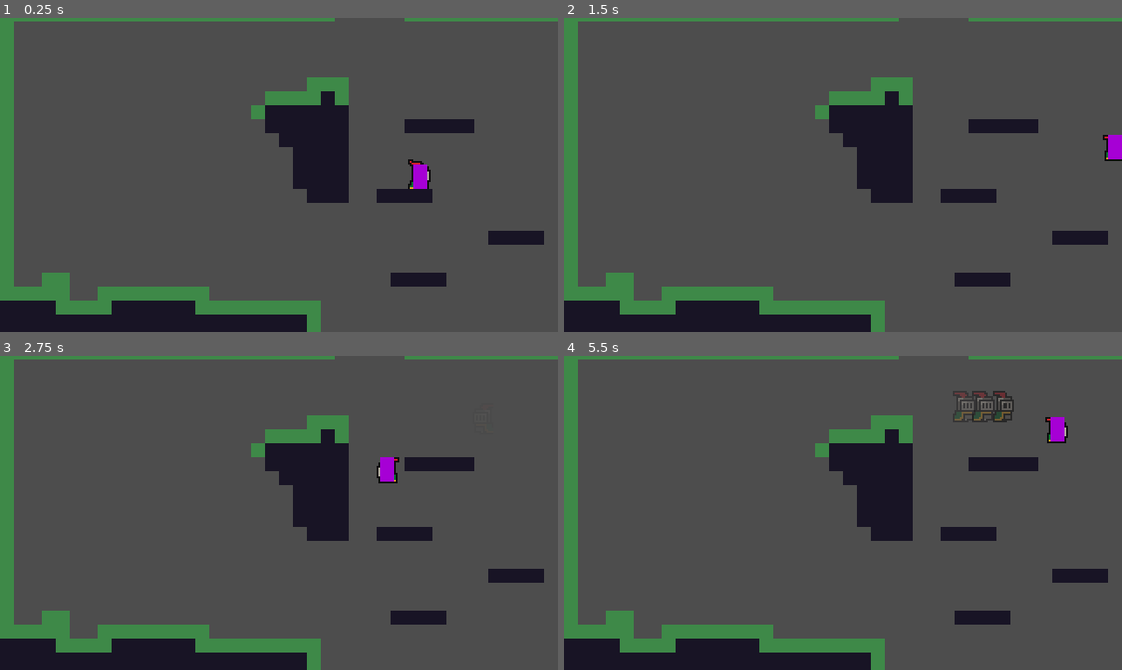
Above: before the commit, frames 1-4 (two rows, left to right).
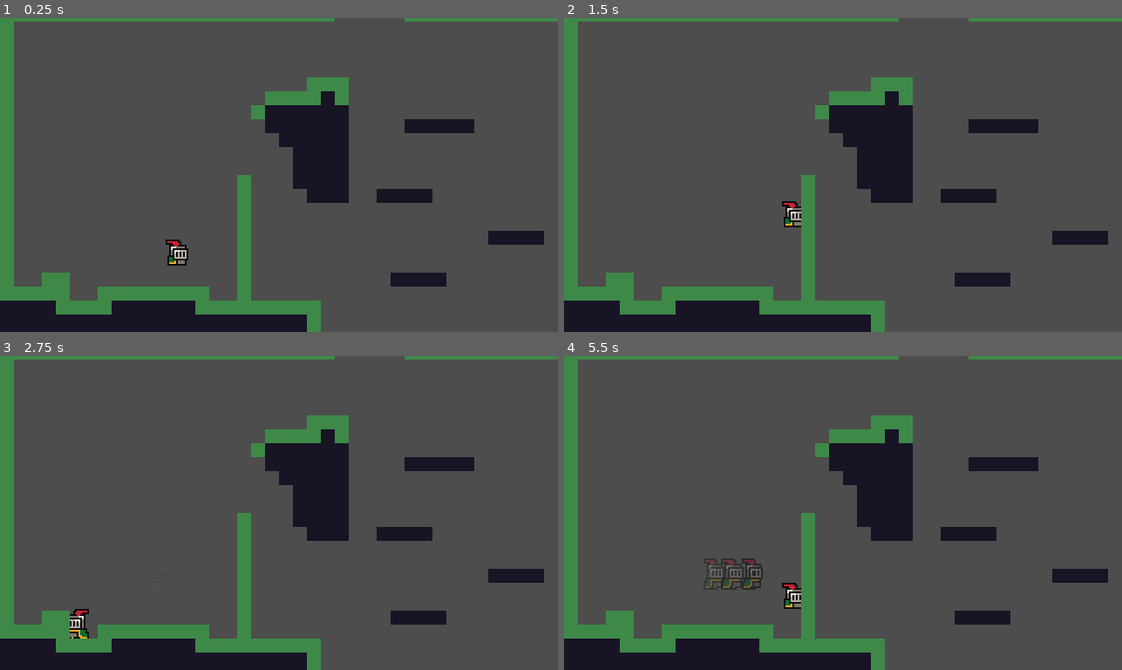
Above: after the commit, the same moments.

Repository: LamCaVoi/new-game-repo
Game: Godot game, scene res://Prototype/Prototype5/Prototype5.tscn
The game is run twice, just before and just after one commit, with the same random seed, the same clock (stepped at 60 frames per second) and the same inputs.
Inputs:
- Up to frame 1 (0.25 s): no input
- Up to frame 2 (1.5 s): hold D (move_right) from 0.53 s (still down); tap X (dash) at 0.6 s; tap Z (jump) at 0.77, 0.8, 1.07, 1.35 s
- Up to frame 3 (2.75 s): tap Z (jump) at 1.52, 1.82, 2.3 s; tap X (dash) at 1.55, 2.1 s; release D (move_right) at 2.03 s; hold A (move_left) from 2.03 s (still down)
- Up to frame 4 (5.5 s): release A (move_left) at 2.78 s; hold D (move_right) 2.78-4.28 s; tap X (dash) at 2.85, 4.35, 5.1 s; tap Z (jump) at 3.02, 3.32, 3.6, 3.77, 4.07, 4.52, 4.82, 5.3 s; hold A (move_left) 4.28-5.03 s; hold D (move_right) from 5.03 s (still down)

The runs differ from the first frame. In frame 1, 1.6% of the frame differs, in the area x 29-78%, y 45-90%; in frame 2, 1.5%; in frame 3, 1.6%; in frame 4, 2.7%, in the area x 25-91%, y 11-90%.

Commit message:
new commit

Diff:
--- a/Player/State Machine/States/Fall State/fall.gd
+++ b/Player/State Machine/States/Fall State/fall.gd
@@ -12,7 +12,7 @@
 		parent.velocity.y *= movement_data.short_jump_cut
 
 	if movement_input.wants_jump():
-		if parent.on_wall():
+		if is_on_wall():
 			finished.emit("WallJump")
 		elif not is_on_floor():
 			if coyote_timer >= 0:
@@ -57,7 +57,7 @@
 	switch_state(direction)
 
 func switch_state(direction):
-	if false:
+	if is_on_wall():
 		if buffer_jump_timer > 0:
 			buffer_jump_timer = -1
 			finished.emit("WallJump")
--- a/Player/State Machine/States/Wall Jump State/wall_jump.gd
+++ b/Player/State Machine/States/Wall Jump State/wall_jump.gd
@@ -25,7 +25,7 @@
 			finished.emit("Run")
 		else:
 			finished.emit("Idle")
-	elif parent.on_wall() and movement_input.wants_jump():
+	elif is_on_wall() and movement_input.wants_jump():
 		finished.emit("WallJump")
 
 func enter(previous_state_path: String, data := {}) -> void:
--- a/Player/State Machine/state.gd
+++ b/Player/State Machine/state.gd
@@ -68,3 +68,6 @@
 
 func is_on_floor() -> bool:
 	return is_colliding_y and (parent.velocity.y > 0)
+
+func is_on_wall() -> bool:
+	return is_colliding_x and not is_on_floor()
--- a/Player/player.gd
+++ b/Player/player.gd
@@ -39,9 +39,6 @@
 func die():
 	state_machine._transition_to_next_state("Die")
 
-func on_wall():
-	return ray_cast_2d.is_colliding() and not is_on_floor()
-
 func get_global_rect() -> Vector2:
 	return to_global(rect2.position)
 
--- a/Player/player.tscn
+++ b/Player/player.tscn
@@ -237,7 +237,7 @@
 height = 14
 x = -4
 y = -7
-color = Color(0.649488, 0.00183532, 0.835865, 1)
+color = Color(0.65098, 0, 0.835294, 0)
 
 [node name="CollisionShape2D" type="CollisionShape2D" parent="."]
 shape = SubResource("RectangleShape2D_svwkv")
--- a/Prototype/Prototype5/Prototype5.tscn
+++ b/Prototype/Prototype5/Prototype5.tscn
@@ -37,11 +37,11 @@
 script = ExtResource("1_jrftt")
 
 [node name="LevelTileMapLayer" type="TileMapLayer" parent="."]
-tile_map_data = PackedByteArray("AAD3/wwAAAACAAQAAADs//P/AAA …(4687 unchanged characters)… AEAAcAAADw/wcAAAAEAAcAAADv/wkAAAACAAQAAAA=")
+tile_map_data = PackedByteArray("AAD3/wwAAAACAAQAAADs//P/AAA …(4687 unchanged characters)… AEAAcAAADw/wcAAAAEAAcAAADv/wkAAAACAAQAAAD9/wgAAAAEAAcAAAD9/wcAAAAEAAcAAAD9/wYAAAAEAAcAAAD9/wUAAAAEAAcAAAD9/wQAAAAEAAcAAAD9/wMAAAAEAAcAAAD9/wIAAAAEAAcAAAD9/wEAAAAEAAcAAAD9/wAAAAAEAAcAAAA=")
 tile_set = SubResource("TileSet_6sxoi")
 
 [node name="Player" parent="." instance=ExtResource("2_adels")]
-position = Vector2(81, 1)
+position = Vector2(-58, 19)
 
 [node name="Camera2D" type="Camera2D" parent="."]
 
